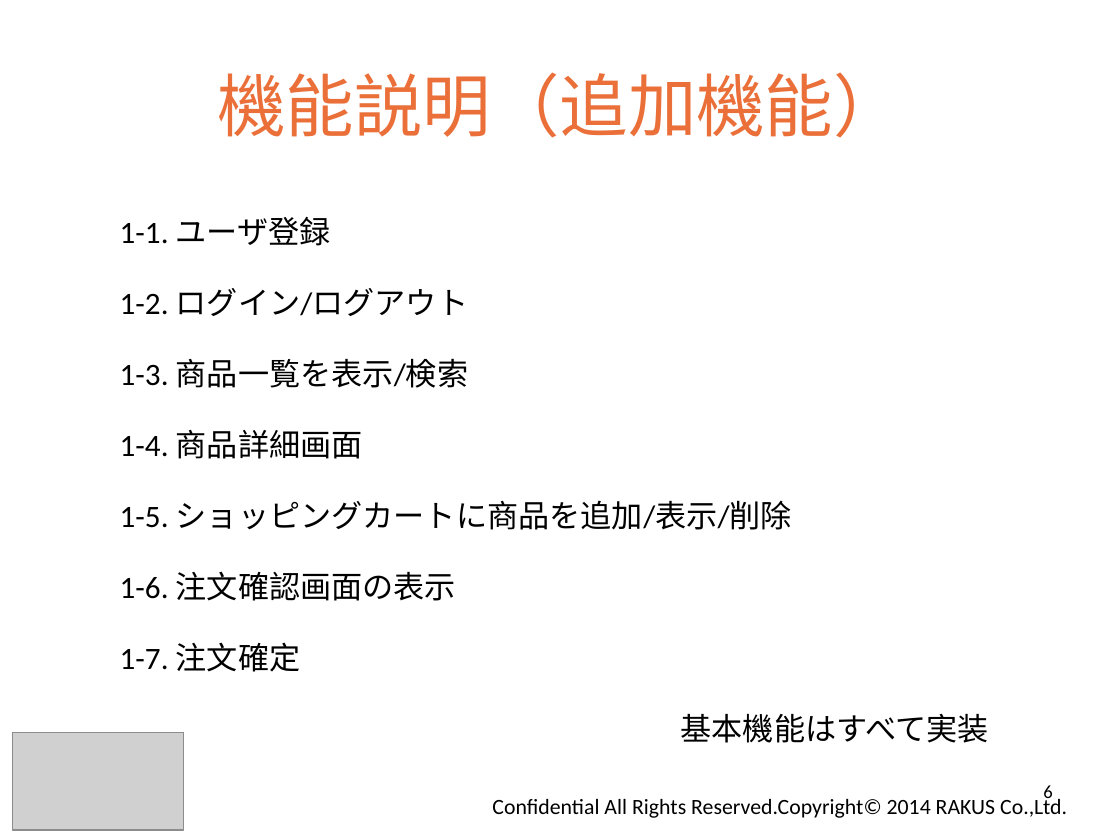
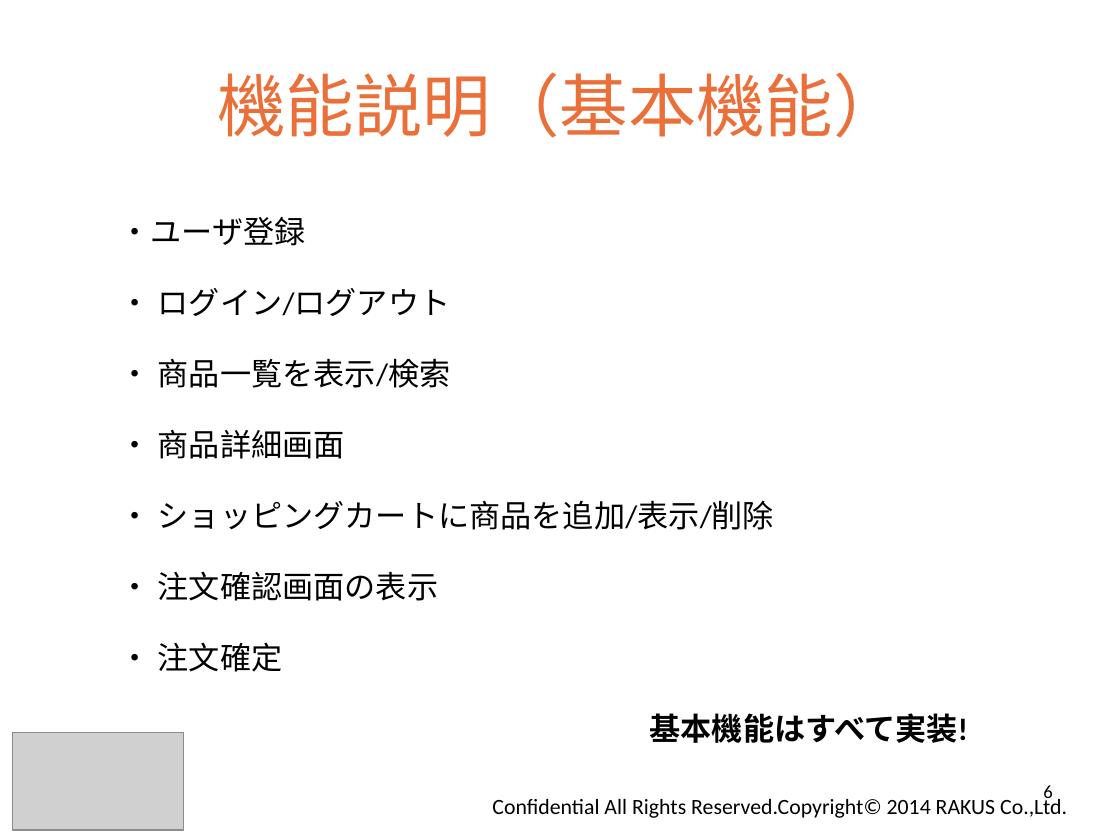
Before and after one commit to ecsite-project/ec-202404b-back, a slide deck: slide 6 of document/楽楽ペット チームB成果発表.pptx. Drawn at 1120x840 pixels with LibreOffice and Linux fonts; fonts in the diff are those of the drawing; grey boxes stand for pictures; background and template pictures are left out. Boxes give left, top, right and bottom in pixels: in the first picture for what was removed or moved away, otherwise in the second. Text is boxed around its words. In the diff, an @@ line names an element or a change of style, - is before the commit and + after.

```diff
--- a/document/楽楽ペット チームB成果発表.pptx
+++ b/document/楽楽ペット チームB成果発表.pptx
@@ title at (217,72,901,138): text changed @@
-機能説明（追加機能）
+機能説明（基本機能）
@@ text at (120,217,968,743): text changed @@
-1-1. ユーザ登録
-1-2. ログイン/ログアウト
-1-3. 商品一覧を表示/検索
-1-4. 商品詳細画面
-1-5. ショッピングカートに商品を追加/表示/削除
-1-6. 注文確認画面の表示
-1-7. 注文確定
-基本機能はすべて実装
+・ユーザ登録
+・ ログイン/ログアウト
+・ 商品一覧を表示/検索
+・ 商品詳細画面
+・ ショッピングカートに商品を追加/表示/削除
+・ 注文確認画面の表示
+・ 注文確定
+基本機能はすべて実装!
```
Also in this commit, not shown: 11 other slides changed, 1 slide removed.
